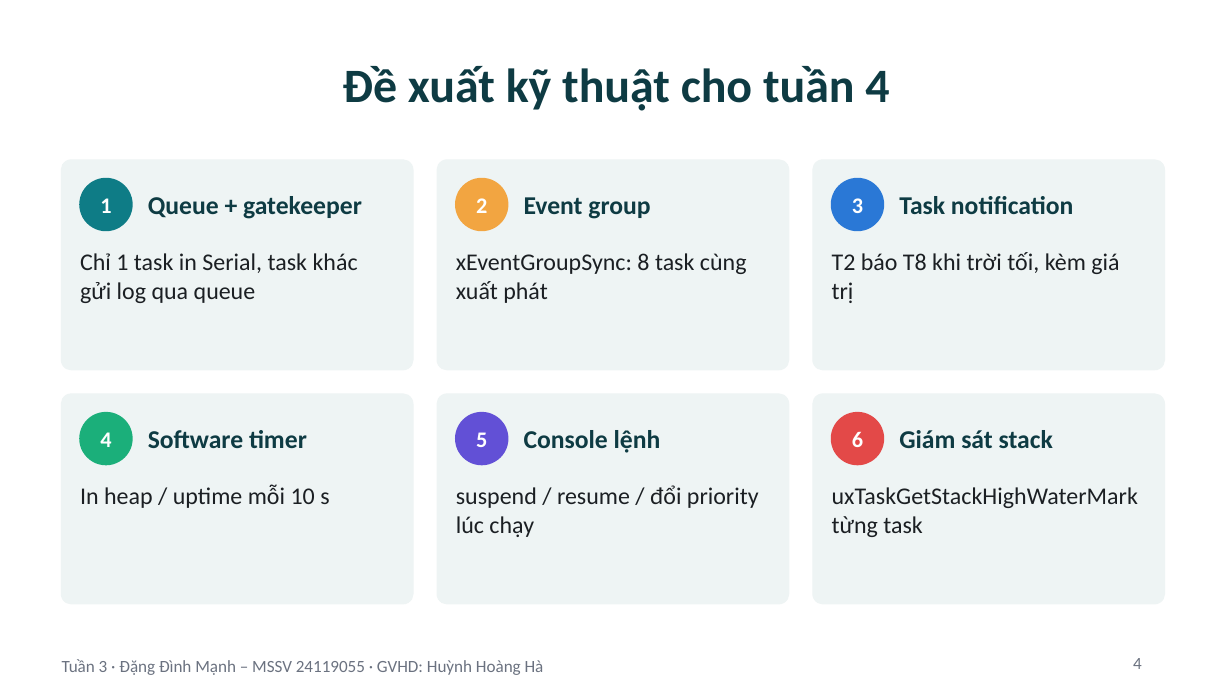
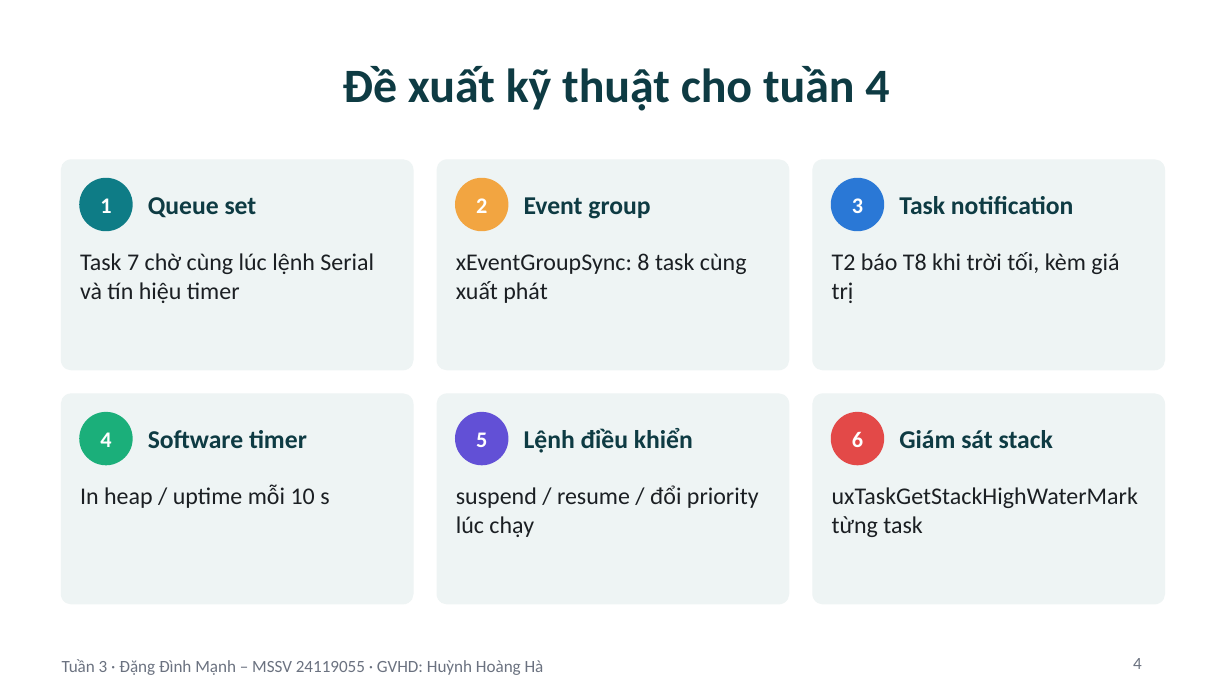
Before and after one commit to Astronaut216/rtos-freertos-esp32s3, a slide deck: slide 4 of 03_Reports/Slide_Tuan3_ProjectCaNhan.pptx. Drawn at 1232x693 pixels with LibreOffice and Linux fonts; fonts in the diff are those of the drawing. Boxes give left, top, right and bottom in pixels: in the first picture for what was removed or moved away, otherwise in the second. Text is boxed around its words. In the diff, an @@ line names an element or a change of style, - is before the commit and + after.

Commit message:
Task 7 thanh task dieu khien: queue set (lenh UART + timer), log qua recursive mutex

```diff
--- a/03_Reports/Slide_Tuan3_ProjectCaNhan.pptx
+++ b/03_Reports/Slide_Tuan3_ProjectCaNhan.pptx
@@ text at (148, 197, 257, 218): text changed @@
-Queue + gatekeeper
+Queue set
@@ text at (80, 253, 374, 303): text changed @@
-Chỉ 1 task in Serial, task khác gửi log qua queue
+Task 7 chờ cùng lúc lệnh Serial và tín hiệu timer
@@ text at (524, 428, 693, 453): text changed @@
-Console lệnh
+Lệnh điều khiển
```
Also in this commit, not shown: 1 other slide changed, 18 other files.
